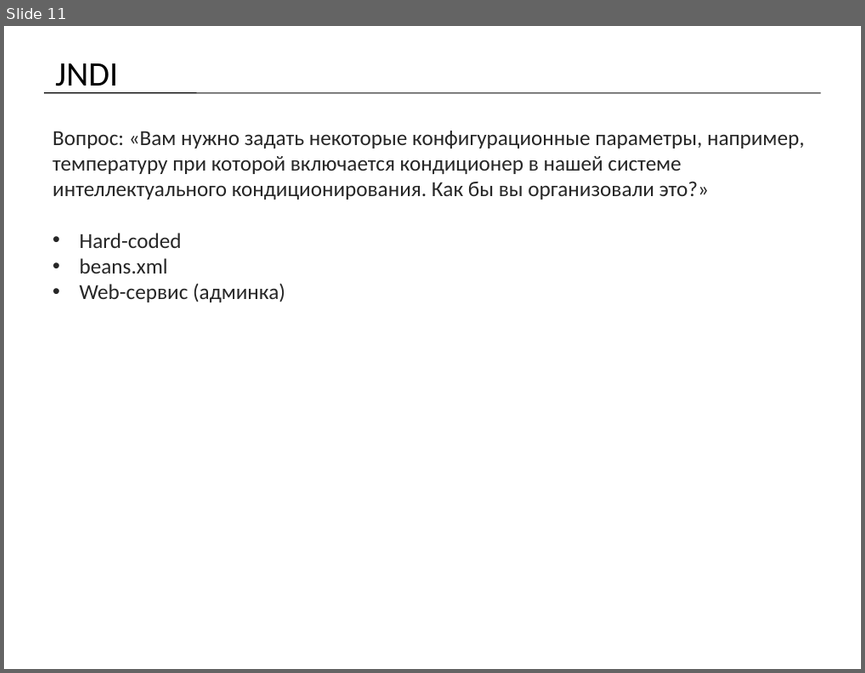
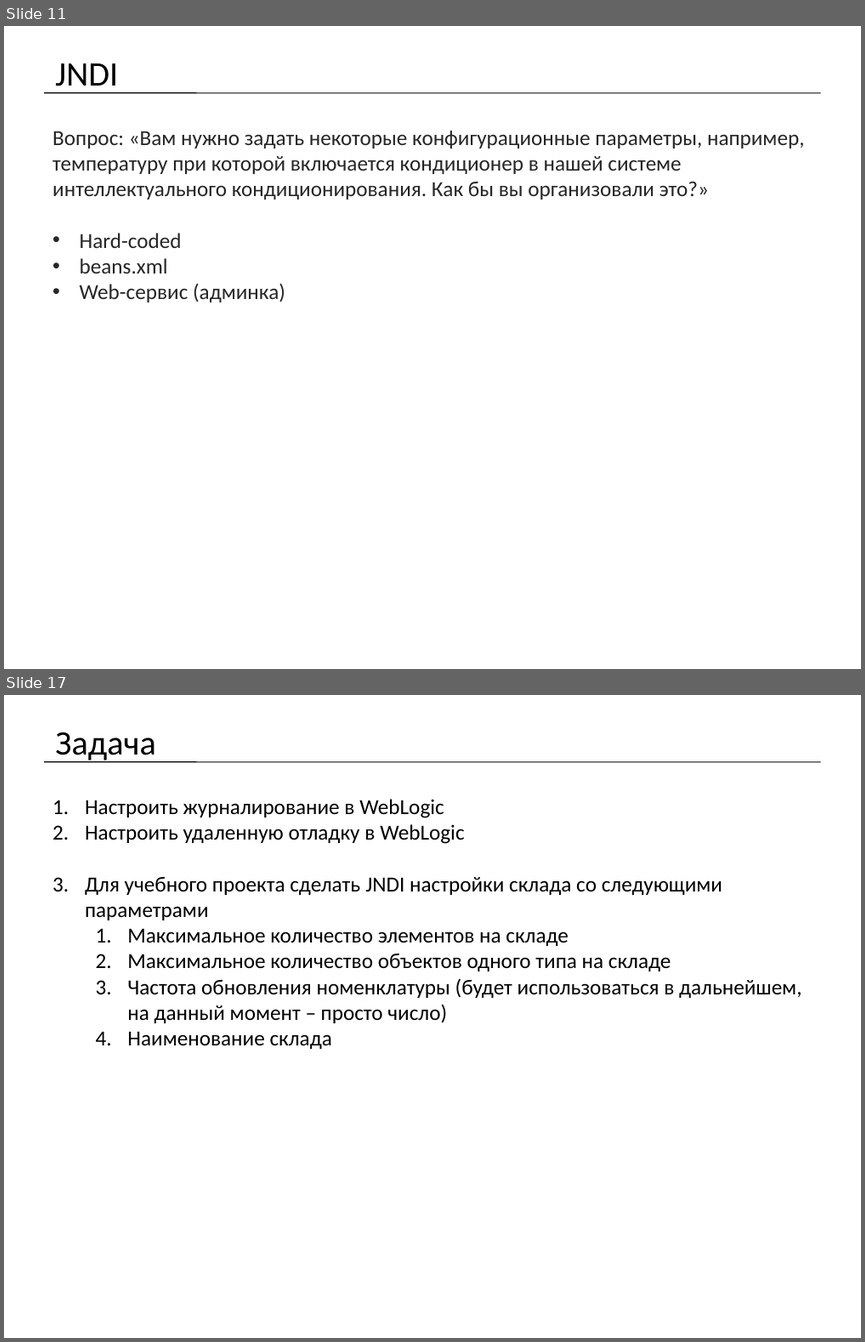
Before and after one commit to mrdekk/j2ee_course, a slide deck: lectures/j2ee. Lecture 3.pptx. Shown one above the other, each under a label of ours: slide 11 before the commit, slides 11 and 17 after it; the slides between them are not shown. The pictures are 865x673 and 865x1342 pixels, drawn with LibreOffice and Linux fonts; fonts in the diff are those of the drawing. Boxes give left, top, right and bottom in pixels: in the first picture for what was removed or moved away, otherwise in the second. Text is boxed around its words. In the diff, an @@ line names an element or a change of style, - is before the commit and + after.

```diff
--- a/lectures/j2ee. Lecture 3.pptx
+++ b/lectures/j2ee. Lecture 3.pptx
@@ slide 17 added at (4,695,861,1338), background #FFFFFF @@
@@ title added at (55,732,155,763), 28.8 pt, text #000000 @@
+Задача
@@ line added from (44, 762) to (821, 762), #000000 0.75 pt @@
@@ text added at (85,799,801,1049), 18 pt, text #000000 @@
+1. Настроить журналирование в WebLogic
+2. Настроить удаленную отладку в WebLogic
+3. Для учебного проекта сделать JNDI настройки склада со следующими параметрами
+  1. Максимальное количество элементов на складе
+  2. Максимальное количество объектов одного типа на складе
+  3. Частота обновления номенклатуры (будет использоваться в дальнейшем, на данный момент – просто число)
+  4. Наименование склада
```
Also in this commit, not shown: 1 slide changed, 4 other slides added, 1 slide removed.
